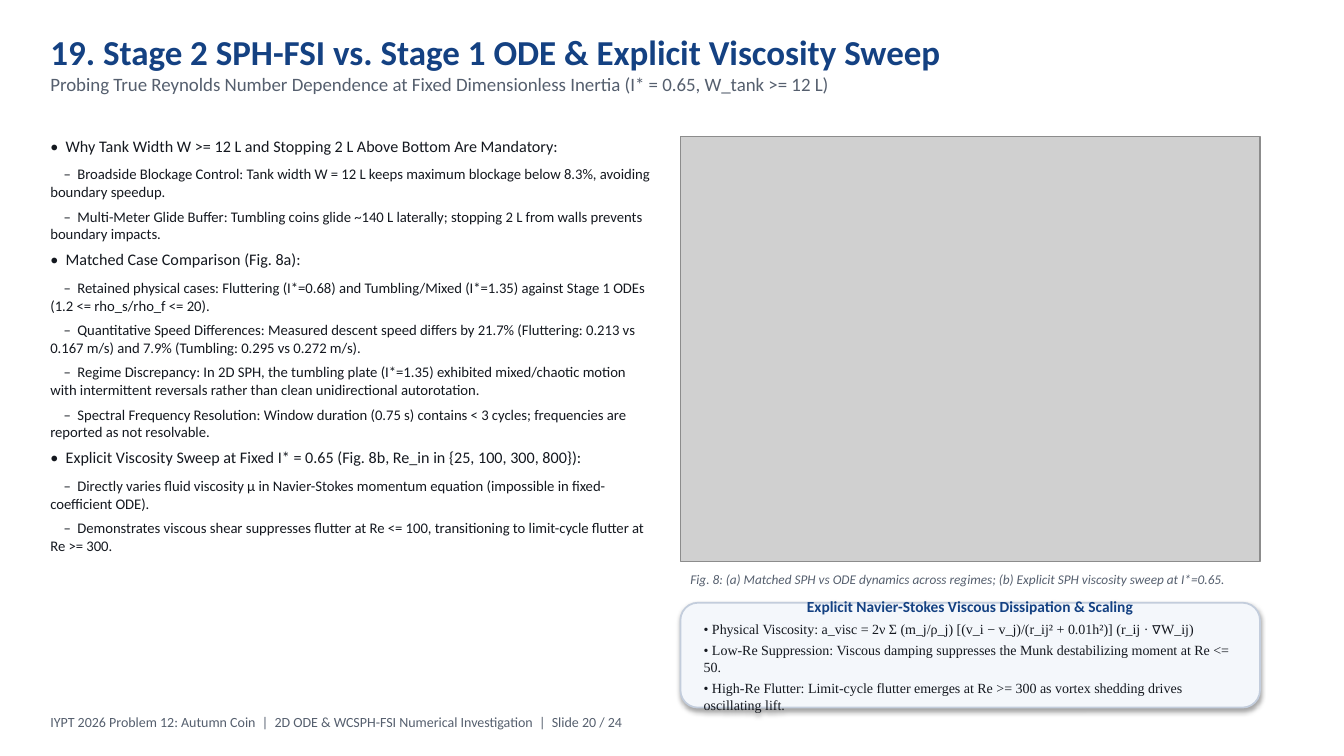
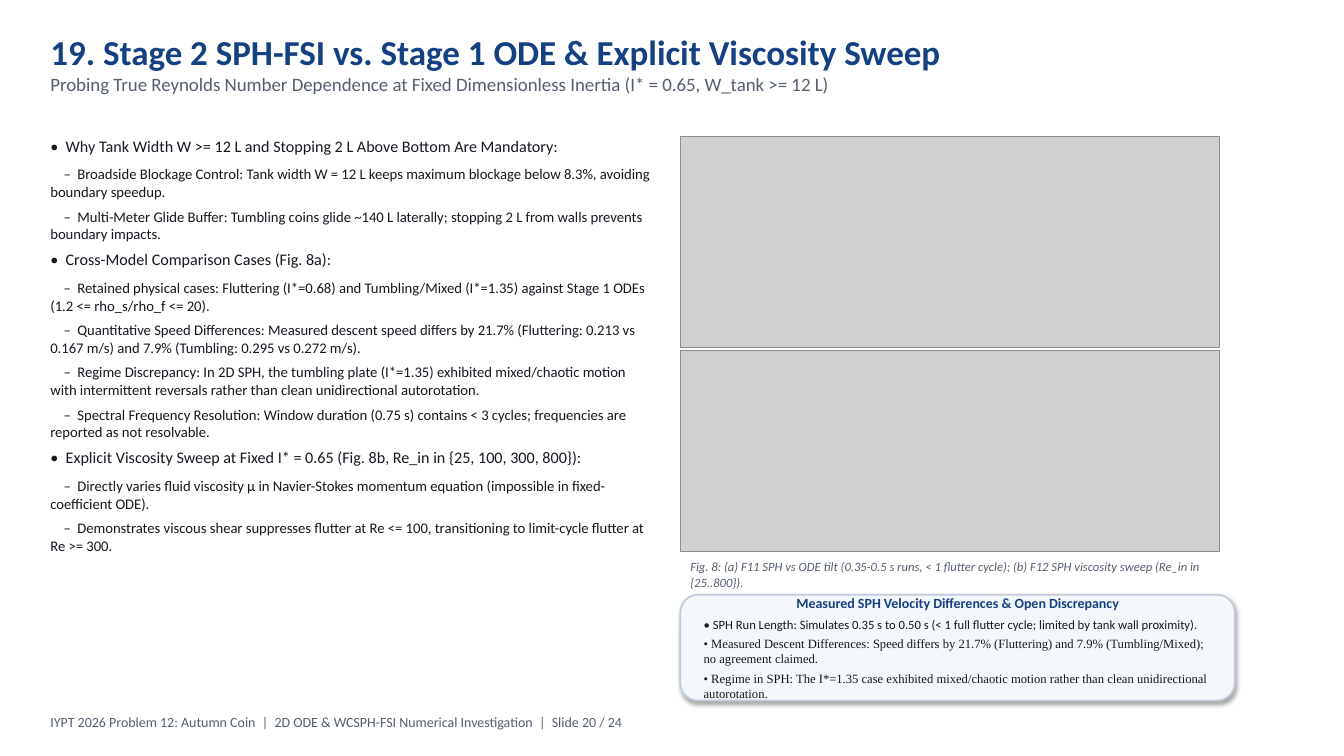
Before and after one commit to ayaanthelegend/Autumn-coin, a slide deck: slide 20 of Autumn_Coin_IYPT_2026.pptx. Drawn at 1344x756 pixels with LibreOffice and Linux fonts; fonts in the diff are those of the drawing; grey boxes stand for pictures. Boxes give left, top, right and bottom in pixels: in the first picture for what was removed or moved away, otherwise in the second. Text is boxed around its words. In the diff, an @@ line names an element or a change of style, - is before the commit and + after.

```diff
--- a/Autumn_Coin_IYPT_2026.pptx
+++ b/Autumn_Coin_IYPT_2026.pptx
@@ picture: place and size @@
-picture at box(681, 136, 1260, 562)
+picture at box(681, 136, 1220, 348)
@@ text at box(66, 253, 331, 268): text changed @@
-• Matched Case Comparison (Fig. 8a):
+• Cross-Model Comparison Cases (Fig. 8a):
@@ picture added at box(681, 351, 1220, 552) @@
@@ text at box(690, 562, 1199, 589): text changed; size 9.5 to 9 pt @@
-Fig. 8: (a) Matched SPH vs ODE dynamics across regimes; (b) Explicit SPH viscosity sweep at I*=0.65.
+Fig. 8: (a) F11 SPH vs ODE tilt (0.35-0.5 s runs, < 1 flutter cycle); (b) F12 SPH viscosity sweep (Re_in in {25..800}).
@@ rounded rectangle added at box(681, 595, 1235, 701), fill #F4F7FB, outline #C3CDDC 1.25 pt, 9 pt, text #14181F @@
+Measured SPH Velocity Differences & Open Discrepancy
+• SPH Run Length: Simulates 0.35 s to 0.50 s (< 1 full flutter cycle; limited by tank wall proximity).
+• Measured Descent Differences: Speed differs by 21.7% (Fluttering) and 7.9% (Tumbling/Mixed); no agreement claimed.
+• Regime in SPH: The I*=1.35 case exhibited mixed/chaotic motion rather than clean unidirectional autorotation.
@@ rounded rectangle removed at box(681, 603, 1260, 708) @@
-Explicit Navier-Stokes Viscous Dissipation & Scaling
-• Physical Viscosity: a_visc = 2ν Σ (m_j/ρ_j) [(v_i − v_j)/(r_ij² + 0.01h²)] (r_ij · ∇W_ij)
-• Low-Re Suppression: Viscous damping suppresses the Munk destabilizing moment at Re <= 50.
-• High-Re Flutter: Limit-cycle flutter emerges at Re >= 300 as vortex shedding drives oscillating lift.
```
Also in this commit, not shown: 8 other slides changed, 43 other files.
